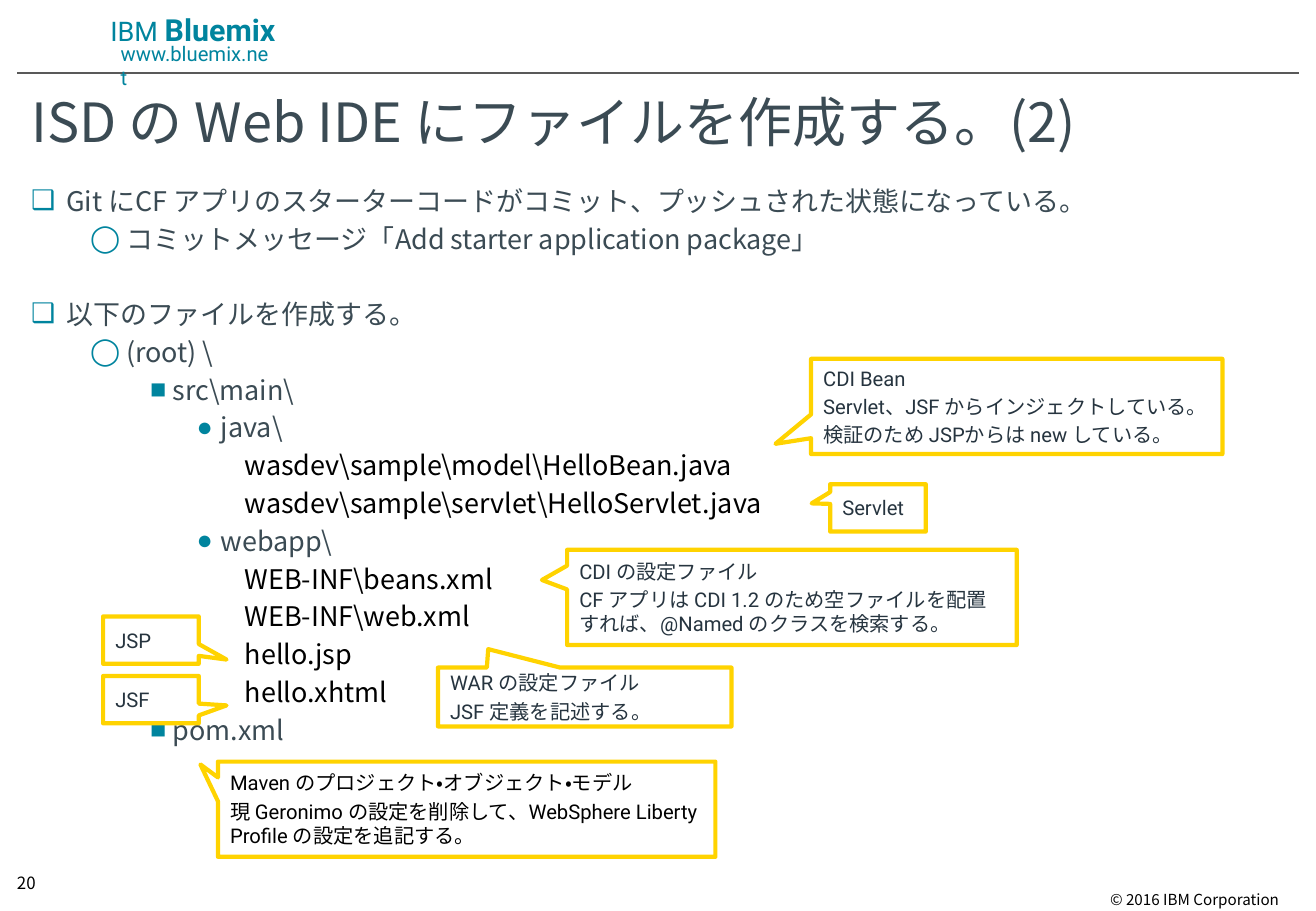
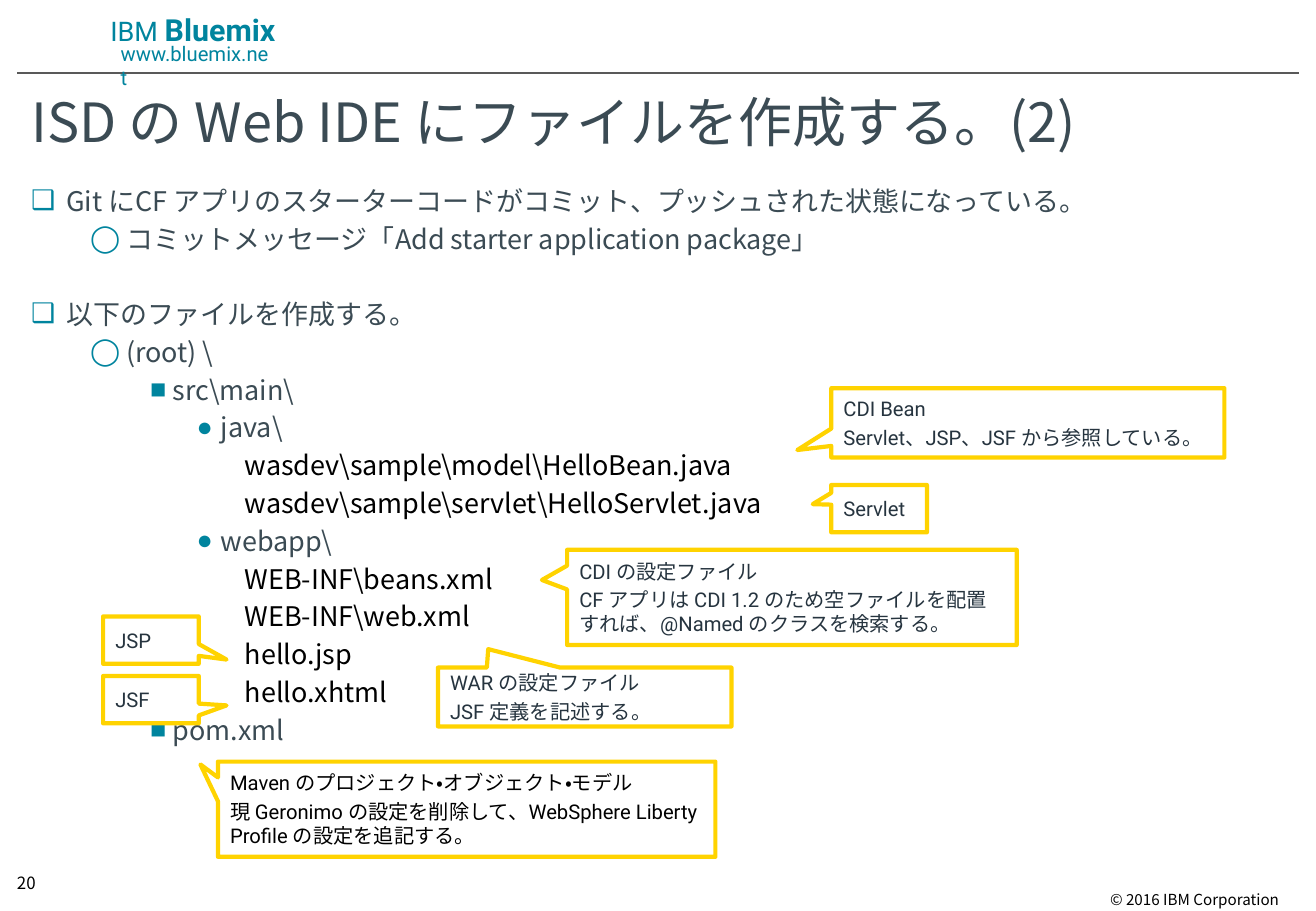
Before and after one commit to ippei0605/hello-java, a slide deck: slide 20 of doc/IBM Bluemix DevOps Services で Javaの Web アプリを開発する.pptx. Drawn at 1316x911 pixels with LibreOffice and Linux fonts; fonts in the diff are those of the drawing; background and template pictures are left out. Boxes give left, top, right and bottom in pixels: in the first picture for what was removed or moved away, otherwise in the second. Text is boxed around its words. In the diff, an @@ line names an element or a change of style, - is before the commit and + after.

```diff
--- a/doc/IBM Bluemix DevOps Services で Javaの Web アプリを開発する.pptx
+++ b/doc/IBM Bluemix DevOps Services で Javaの Web アプリを開発する.pptx
@@ speech box "CDI Bean": place and size @@
-speech box "CDI Bean" at (812, 358, 1224, 453)
+speech box "CDI Bean" at (831, 389, 1225, 458)
@@ text in speech box at (843, 428, 1202, 447): text changed @@
-Servlet、JSF からインジェクトしている。
-検証のため JSPからは new している。
+Servlet、JSP、JSF から参照している。
```
Also in this commit, not shown: 1 other slide changed.
